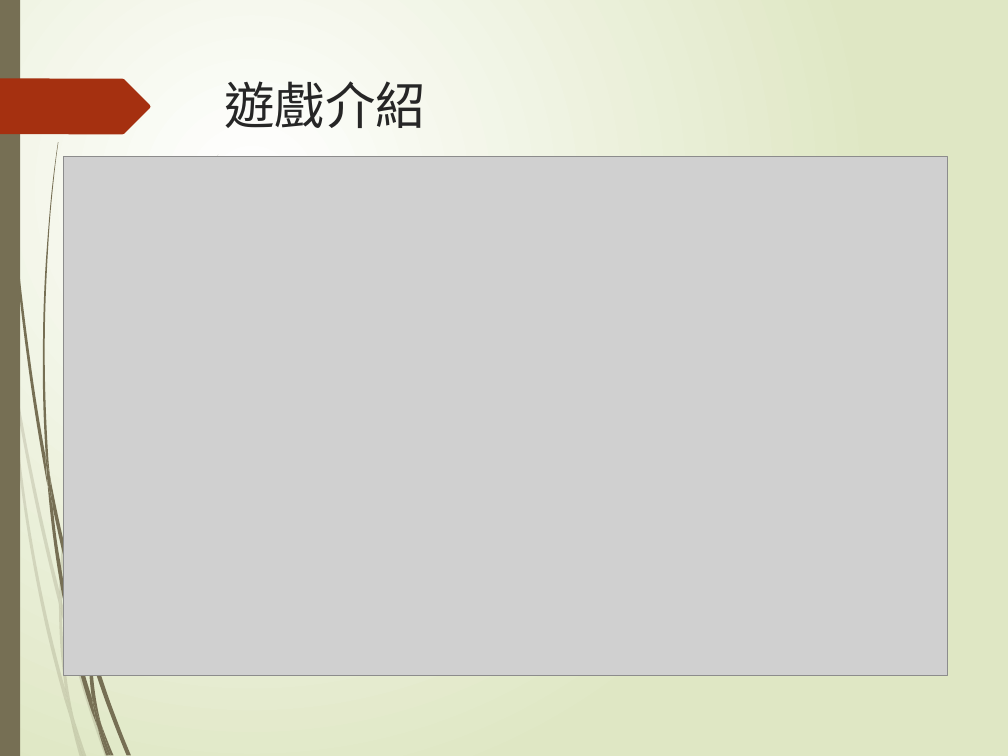
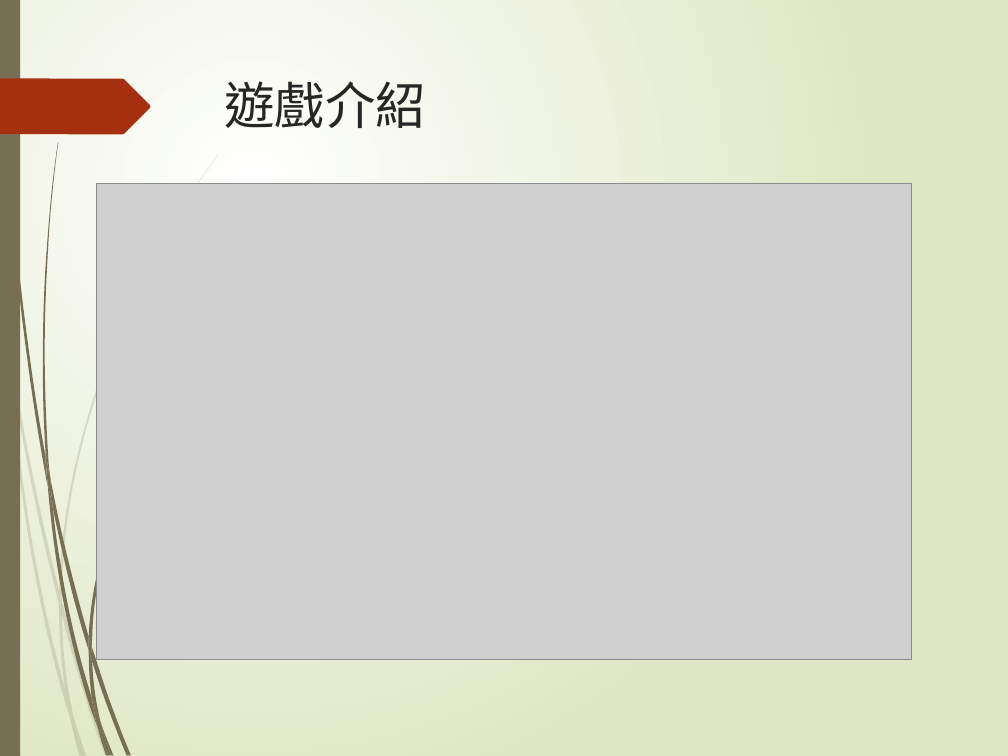
Before and after one commit to epcake/JS_project, a slide deck: slide 2 of intro.pptx. Drawn at 1008x756 pixels with LibreOffice and Linux fonts; fonts in the diff are those of the drawing; grey boxes stand for pictures. Boxes give left, top, right and bottom in pixels: in the first picture for what was removed or moved away, otherwise in the second. Text is boxed around its words. In the diff, an @@ line names an element or a change of style, - is before the commit and + after.

```diff
--- a/intro.pptx
+++ b/intro.pptx
@@ picture: place and size @@
-picture at (64,156,948,675)
+picture at (97,183,912,659)
@@ freeform shape added at (89,347,218,646), fill #766F54 @@
@@ freeform shape added at (89,636,92,661), fill #766F54 @@
```
Also in this commit, not shown: 3 other slides changed, 2 slides added, 1 other file.
